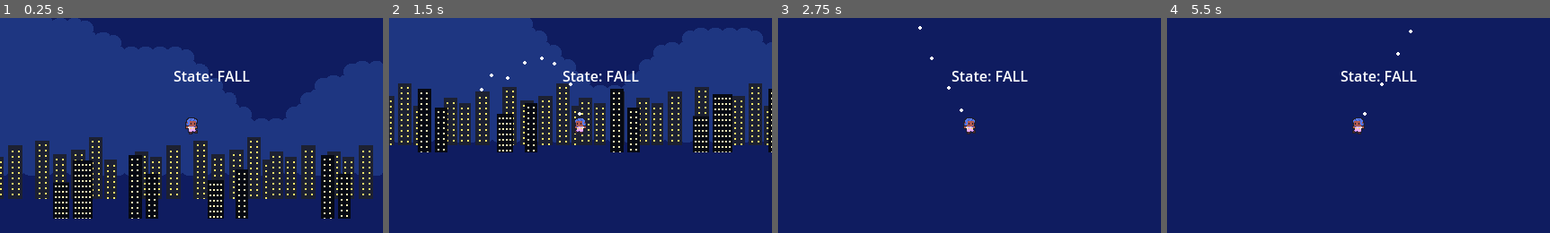
Above: before the commit, frames 1-4 (left to right).
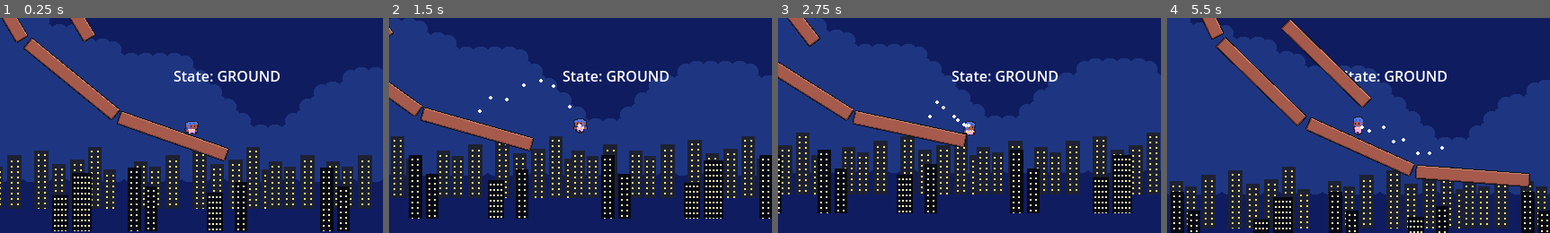
Above: after the commit, the same moments.

Repository: longarmin/2025_GMTK_Game_Jam
Game: Godot game, scene res://level/level1.tscn
Same seed, same stepped clock (60 frames per second), same inputs: the game is played once before the commit and once after it.
Inputs:
- Up to frame 1 (0.25 s): no input
- Up to frame 2 (1.5 s): hold Right (move_right) 0.53-1.28 s; tap Space (jump) at 0.6, 0.77, 1.07, 1.35 s; hold Left (move_left) from 1.28 s (still down)
- Up to frame 3 (2.75 s): tap Space (jump) at 1.52, 1.82, 2.1 s; release Left (move_left) at 2.03 s; hold Right (move_right) from 2.03 s (still down)
- Up to frame 4 (5.5 s): tap Space (jump) at 2.85, 3.02, 3.32, 3.6, 3.77, 4.07, 4.35, 4.52, 4.82, 5.1 s; release Right (move_right) at 3.53 s; hold Left (move_left) from 3.53 s (still down)

The runs differ from the first frame. In frame 1, 21% of the frame differs, in the area x 0-100%, y 0-100%; in frame 2, 58%; in frame 3, 63%; in frame 4, 70%.

Commit message:
Energy-Pickups implementiert.

Diff:
--- a/level/level1.tscn
+++ b/level/level1.tscn
@@ -1,10 +1,10 @@
 [gd_scene load_steps=6 format=3 uid="uid://dlxg80b58vwtr"]
 
-[ext_resource type="Script" uid="uid://on6js2aem4lt" path="res://level/level_1.gd" id="1_afkyo"]
+[ext_resource type="Script" path="res://level/level_1.gd" id="1_afkyo"]
 [ext_resource type="PackedScene" uid="uid://b22hgb0m0jesy" path="res://background/background.tscn" id="1_cc4m7"]
 [ext_resource type="PackedScene" uid="uid://3j87k68xo4ug" path="res://player/player.tscn" id="3_gd1gh"]
-[ext_resource type="PackedScene" uid="uid://bmbt1fhnrat60" path="res://platform/platform3602.tscn" id="4_afkyo"]
 [ext_resource type="PackedScene" uid="uid://cfsbuahyu7e2f" path="res://platform/platform360.tscn" id="4_gd1gh"]
+[ext_resource type="PackedScene" uid="uid://xlya6p4x0rys" path="res://pickup/pickup.tscn" id="5_afkyo"]
 
 [node name="Node2D" type="Node2D"]
 script = ExtResource("1_afkyo")
@@ -18,7 +18,7 @@
 
 [node name="Platform" parent="." instance=ExtResource("4_gd1gh")]
 position = Vector2(70, -386)
-rotation = 67.1963
+rotation = 0.0
 
-[node name="Platform2" parent="." instance=ExtResource("4_afkyo")]
-position = Vector2(1, -346)
+[node name="Pickup" parent="." instance=ExtResource("5_afkyo")]
+position = Vector2(-78, -9)
--- /dev/null
+++ b/pickup/pickup.gd
@@ -0,0 +1,11 @@
+class_name Pickup extends Area2D
+
+var power_gain := 10.0
+
+func _ready() -> void:
+	body_entered.connect(func(body: Node2D) -> void:
+		if body is Player:
+			print(body.energy)
+			body.energy += power_gain
+			queue_free()
+	)
--- /dev/null
+++ b/pickup/pickup.tscn
@@ -0,0 +1,14 @@
+[gd_scene load_steps=3 format=3 uid="uid://xlya6p4x0rys"]
+
+[ext_resource type="Script" uid="uid://cr7ja7fupnnj1" path="res://pickup/pickup.gd" id="1_7srb4"]
+
+[sub_resource type="RectangleShape2D" id="RectangleShape2D_vtnsc"]
+
+[node name="Pickup" type="Area2D"]
+collision_layer = 2
+script = ExtResource("1_7srb4")
+
+[node name="Sprite2D" type="Sprite2D" parent="."]
+
+[node name="CollisionShape2D" type="CollisionShape2D" parent="."]
+shape = SubResource("RectangleShape2D_vtnsc")
--- a/platform/platform.gd
+++ b/platform/platform.gd
@@ -1,4 +1,3 @@
-@tool
 class_name Platform extends AnimatableBody2D
 
 enum PlatformColor {
@@ -41,7 +40,7 @@
 	if shape == null:
 		return
 	shape.size.x = width
-	sprite.position.x = -width / 2.0
+	sprite.position.x = - width / 2.0
 	sprite.size.x = width
 
 
@@ -50,7 +49,7 @@
 	if shape == null:
 		return
 	shape.size.y = height
-	sprite.position.y = -height / 2.0
+	sprite.position.y = - height / 2.0
 	sprite.size.y = height
 
 
--- a/platform/platform360.tscn
+++ b/platform/platform360.tscn
@@ -11,6 +11,7 @@
 
 [node name="Platform" type="AnimatableBody2D"]
 position = Vector2(0, -1)
+rotation = -3.35221
 collision_layer = 2
 collision_mask = 0
 script = ExtResource("1_qjiyh")
--- a/player/player.gd
+++ b/player/player.gd
@@ -1,14 +1,15 @@
-extends CharacterBody2D
+class_name Player extends CharacterBody2D
 
 const MAX_JUMPS := 2
 
 enum State {GROUND, JUMP, FALL, DOUBLE_JUMP}
 
-@export var acceleration:= 700
-@export var air_acceleration:=400.0
-@export var deceleration:= 1400
-@export var max_speed:= 120
-@export var max_fall_speed:= 250
+@export var acceleration := 700
+@export var air_acceleration := 400.0
+@export var deceleration := 1400
+@export var max_speed := 120
+@export var max_fall_speed := 250
+@export var max_energy := 100.0
 
 @export_category("Jump")
 @export_range(10.0, 200.0) var jump_height := 50.0
@@ -24,25 +25,28 @@
 @export_range(0.1, 1.5) var double_jump_time_to_descent := 0.25
 
 var direction_x := 0.0
-var current_state : State = State.GROUND
+var current_state: State = State.GROUND
 var current_gravity := 0.0
 
 #state-specific variables:
 var jump_count := 0
 
-@onready var animated_sprite : AnimatedSprite2D = %AnimatedSprite2D
+@onready var animated_sprite: AnimatedSprite2D = %AnimatedSprite2D
 @onready var coyote_timer := Timer.new()
 @onready var jump_input_buffer_timer := Timer.new()
+@onready var energy_timer := Timer.new()
 @onready var dust: GPUParticles2D = %Dust
 
 @onready var jump_speed = calculate_jump_speed(jump_height, jump_time_to_peak)
 @onready var jump_gravity := calculate_jump_gravity(jump_height, jump_time_to_peak)
 @onready var fall_gravity := calculate_fall_gravity(jump_height, jump_time_to_descent)
-@onready var jump_horizontal_speed : float = calculate_jump_horizontal_speed(jump_horizontal_distance, jump_time_to_peak, jump_time_to_descent)
+@onready var jump_horizontal_speed: float = calculate_jump_horizontal_speed(jump_horizontal_distance, jump_time_to_peak, jump_time_to_descent)
 
 @onready var double_jump_speed = calculate_jump_speed(double_jump_height, double_jump_time_to_peak)
 @onready var double_jump_gravity := calculate_jump_gravity(double_jump_height, double_jump_time_to_peak)
 @onready var double_jump_fall_gravity := calculate_fall_gravity(double_jump_height, double_jump_time_to_descent)
+
+@onready var energy := max_energy: set = set_energy
 
 func _ready() -> void:
 	#Debug: Slow game down:
@@ -54,9 +58,17 @@
 	jump_input_buffer_timer.wait_time = 0.05
 	jump_input_buffer_timer.one_shot = true
 	add_child(jump_input_buffer_timer)
+	energy_timer.wait_time = 1.0
+	energy_timer.autostart = true
+	add_child(energy_timer)
+	energy_timer.timeout.connect(func() -> void:
+		energy -= 1.0
+		print("Energy: " + str(energy))
+	)
+
 
 func _physics_process(delta: float) -> void:
-	direction_x = signf(Input.get_axis("move_left","move_right"))
+	direction_x = signf(Input.get_axis("move_left", "move_right"))
 
 	match current_state:
 		State.GROUND:
@@ -73,7 +85,7 @@
 	move_and_slide()
 
 func calculate_jump_horizontal_speed(distance: float, time_to_peak: float, time_to_descent: float) -> float:
-	return distance/(time_to_peak + time_to_descent)
+	return distance / (time_to_peak + time_to_descent)
 
 func _physics_process_ground(delta: float) -> void:
 	var is_moving := absf(direction_x) > 0.0
@@ -82,7 +94,7 @@
 		animated_sprite.flip_h = 0.0 > direction_x
 		animated_sprite.play("Run")
 	else:
-		velocity.x = move_toward(velocity.x, 0, deceleration*delta)
+		velocity.x = move_toward(velocity.x, 0, deceleration * delta)
 		animated_sprite.play("Idle")
 
 	dust.emitting = absf(direction_x) > 0.0
@@ -99,7 +111,7 @@
 		velocity.x = clampf(velocity.x + direction_x * air_acceleration * delta, -jump_horizontal_speed, jump_horizontal_speed)
 		animated_sprite.flip_h = 0.0 > direction_x
 	if Input.is_action_just_released("jump"):
-		var jump_cut_speed : float = jump_speed / jump_cut_divider
+		var jump_cut_speed: float = jump_speed / jump_cut_divider
 		if velocity.y < 0.0 and velocity.y < jump_cut_divider:
 			velocity.y = jump_cut_speed
 	if velocity.y >= 0.0:
@@ -168,14 +180,14 @@
 
 			animated_sprite.play("Fall")
 
-func calculate_jump_speed(height:float, time_to_peak:float)->float:
-	return ((-2.0*height)/time_to_peak)
-
-func calculate_jump_gravity(height:float, time_to_peak:float)->float:
-	return (2*height/pow(time_to_peak,2.0))
-
-func calculate_fall_gravity(height:float, time_to_descent:float)->float:
-	return (2 * height/pow(time_to_descent,2.0))
+func calculate_jump_speed(height: float, time_to_peak: float) -> float:
+	return ((-2.0 * height) / time_to_peak)
+
+func calculate_jump_gravity(height: float, time_to_peak: float) -> float:
+	return (2 * height / pow(time_to_peak, 2.0))
+
+func calculate_fall_gravity(height: float, time_to_descent: float) -> float:
+	return (2 * height / pow(time_to_descent, 2.0))
 
 func play_tween_jump() -> void:
 	var tween := create_tween()
@@ -189,3 +201,10 @@
 	tween.tween_property(animated_sprite, "scale", Vector2(0.9, 1.1), 0.1).set_ease(Tween.EASE_OUT).set_trans(Tween.TRANS_BACK)
 	tween.tween_property(animated_sprite, "scale", Vector2.ONE, 0.15)
 	animated_sprite.rotation_degrees = 0.0
+
+
+func set_energy(new_energy: float) -> void:
+	energy = new_energy
+	energy = clampf(energy, 0.0, 100.0)
+	if energy == 0.0:
+		print("Keine Energie mehr.")
--- a/player/player.tscn
+++ b/player/player.tscn
@@ -1,6 +1,7 @@
 [gd_scene load_steps=19 format=3 uid="uid://3j87k68xo4ug"]
 
 [ext_resource type="Texture2D" uid="uid://d07un6ita4esd" path="res://assets/lucy/idle/idle.png" id="1_2ieo8"]
+[ext_resource type="Script" uid="uid://bkq3rs5ukhsbv" path="res://player/player.gd" id="1_wodsf"]
 [ext_resource type="Texture2D" uid="uid://ckdstkswgy7yp" path="res://assets/lucy/idle/blinking.png" id="2_ebec5"]
 [ext_resource type="Texture2D" uid="uid://bb43c0s5ktt4e" path="res://assets/lucy/fall.png" id="2_kb6p2"]
 [ext_resource type="Texture2D" uid="uid://vcwnftmgqlr4" path="res://assets/lucy/dust_particle.png" id="2_wodsf"]
@@ -14,200 +15,6 @@
 [ext_resource type="Texture2D" uid="uid://c030uv7w2bgs3" path="res://assets/lucy/run/003.png" id="9_c35mf"]
 [ext_resource type="Texture2D" uid="uid://dw8wfsxexlcit" path="res://assets/lucy/run/004.png" id="10_65viv"]
 [ext_resource type="Texture2D" uid="uid://pk8wb3owg84f" path="res://assets/lucy/run/005.png" id="11_x7c3f"]
-
-[sub_resource type="GDScript" id="GDScript_kb6p2"]
-script/source = "extends CharacterBody2D
-
-const MAX_JUMPS := 2
-
-enum State {GROUND, JUMP, FALL, DOUBLE_JUMP}
-
-@export var acceleration:= 700
-@export var air_acceleration:=400.0
-@export var deceleration:= 1400
-@export var max_speed:= 120
-@export var max_fall_speed:= 250
-
-@export_category(\"Jump\")
-@export_range(10.0, 200.0) var jump_height := 50.0
-@export_range(0.1, 1.5) var jump_time_to_peak := 0.37
-@export_range(0.1, 1.5) var jump_time_to_descent := 0.2
-@export_range(50.0, 200.0) var jump_horizontal_distance := 80
-
-@export_range(5.0, 50.0) var jump_cut_divider := 15.0
-
-@export_category(\"Double Jump\")
-@export_range(10.0, 200.0) var double_jump_height := 30.0
-@export_range(0.1, 1.5) var double_jump_time_to_peak := 0.3
-@export_range(0.1, 1.5) var double_jump_time_to_descent := 0.25
-
-var direction_x := 0.0
-var current_state : State = State.GROUND
-var current_gravity := 0.0
-
-#state-specific variables:
-var jump_count := 0
-
-@onready var animated_sprite : AnimatedSprite2D = %AnimatedSprite2D
-@onready var coyote_timer := Timer.new()
-@onready var jump_input_buffer_timer := Timer.new()
-@onready var dust: GPUParticles2D = %Dust
-
-@onready var jump_speed = calculate_jump_speed(jump_height, jump_time_to_peak)
-@onready var jump_gravity := calculate_jump_gravity(jump_height, jump_time_to_peak)
-@onready var fall_gravity := calculate_fall_gravity(jump_height, jump_time_to_descent)
-@onready var jump_horizontal_speed : float = calculate_jump_horizontal_speed(jump_horizontal_distance, jump_time_to_peak, jump_time_to_descent)
-
-@onready var double_jump_speed = calculate_jump_speed(double_jump_height, double_jump_time_to_peak)
-@onready var double_jump_gravity := calculate_jump_gravity(double_jump_height, double_jump_time_to_peak)
-@onready var double_jump_fall_gravity := calculate_fall_gravity(double_jump_height, double_jump_time_to_descent)
-
-func _ready() -> void:
-	#Debug: Slow game down:
-	#Engine.time_scale = 0.5
-	_transition_to_state(State.GROUND)
-	coyote_timer.wait_time = 0.05
-	coyote_timer.one_shot = true
-	add_child(coyote_timer)
-	jump_input_buffer_timer.wait_time = 0.05
-	jump_input_buffer_timer.one_shot = true
-	add_child(jump_input_buffer_timer)
-
-func _physics_process(delta: float) -> void:
-	direction_x = signf(Input.get_axis(\"move_left\",\"move_right\"))
-
-	match current_state:
-		State.GROUND:
-			_physics_process_ground(delta)
-		State.JUMP:
-			_physics_process_jump(delta)
-		State.FALL:
-			_physics_process_fall(delta)
-		State.DOUBLE_JUMP:
-			_physics_process_double_jump(delta)
-
-	velocity.y += current_gravity * delta
-	velocity.y = minf(velocity.y, max_fall_speed)
-	move_and_slide()
-
-func calculate_jump_horizontal_speed(distance: float, time_to_peak: float, time_to_descent: float) -> float:
-	return distance/(time_to_peak + time_to_descent)
-
-func _physics_process_ground(delta: float) -> void:
-	var is_moving := absf(direction_x) > 0.0
-	if is_moving:
-		velocity.x = clampf(velocity.x + direction_x * acceleration * delta, -max_speed, max_speed)
-		animated_sprite.flip_h = 0.0 > direction_x
-		animated_sprite.play(\"Run\")
-	else:
-		velocity.x = move_toward(velocity.x, 0, deceleration*delta)
-		animated_sprite.play(\"Idle\")
-
-	dust.emitting = absf(direction_x) > 0.0
-
-	if not jump_input_buffer_timer.is_stopped():
-		_transition_to_state(State.JUMP)
-	if Input.is_action_just_pressed(\"jump\"):
-		_transition_to_state(State.JUMP)
-	elif not is_on_floor():
-		_transition_to_state(State.FALL)
-
-func _physics_process_jump(delta: float) -> void:
-	if direction_x != 0.0:
-		velocity.x = clampf(velocity.x + direction_x * air_acceleration * delta, -jump_horizontal_speed, jump_horizontal_speed)
-		animated_sprite.flip_h = 0.0 > direction_x
-	if Input.is_action_just_released(\"jump\"):
-		var jump_cut_speed : float = jump_speed / jump_cut_divider
-		if velocity.y < 0.0 and velocity.y < jump_cut_divider:
-			velocity.y = jump_cut_speed
-	if velocity.y >= 0.0:
-		_transition_to_state(State.FALL)
-	elif Input.is_action_just_pressed(\"jump\") and jump_count < MAX_JUMPS:
-		_transition_to_state(State.DOUBLE_JUMP)
-
-func _physics_process_fall(delta: float) -> void:
-	velocity.x = clampf(velocity.x + direction_x * acceleration * delta, -jump_horizontal_speed, jump_horizontal_speed)
-	animated_sprite.flip_h = 0.0 > direction_x
-
-	if Input.is_action_just_pressed(\"jump\"):
-		if not coyote_timer.is_stopped():
-			_transition_to_state(State.JUMP)
-		elif jump_count < MAX_JUMPS:
-			_transition_to_state(State.DOUBLE_JUMP)
-		else:
-			jump_input_buffer_timer.start()
-	if is_on_floor():
-		_transition_to_state(State.GROUND)
-
-func _physics_process_double_jump(delta: float) -> void:
-	if direction_x != 0.0:
-		velocity.x = clampf(velocity.x + direction_x * air_acceleration * delta, -jump_horizontal_speed, jump_horizontal_speed)
-		animated_sprite.flip_h = 0.0 > direction_x
-	if velocity.y >= 0.0:
-		_transition_to_state(State.FALL)
-
-func _transition_to_state(new_state: State):
-	print(\"Transitioning from \", State.keys()[current_state], \" to \", State.keys()[new_state])
-	%Label.text = \"State: \" + State.keys()[new_state]
-	var previous_state = current_state
-	current_state = new_state
-	match previous_state:
-		State.FALL:
-			coyote_timer.stop()
-	match current_state:
-		State.GROUND:
-			jump_count = 0
-			if previous_state == State.FALL:
-				play_tween_touch_ground()
-		State.JUMP:
-			velocity.y = jump_speed
-			current_gravity = jump_gravity
-			velocity.x = direction_x * jump_horizontal_speed
-			animated_sprite.play(\"Jump\")
-			jump_count = 1
-			play_tween_jump()
-			dust.emitting = true
-		State.DOUBLE_JUMP:
-			velocity.y = double_jump_speed
-			current_gravity = double_jump_gravity
-			velocity.x = direction_x * jump_horizontal_speed
-			animated_sprite.play(\"Jump\")
-			jump_count = MAX_JUMPS
-			play_tween_jump()
-			dust.emitting = true
-		State.FALL:
-			if jump_count == MAX_JUMPS:
-				current_gravity = double_jump_fall_gravity
-			else:
-				current_gravity = fall_gravity
-
-			if previous_state == State.GROUND:
-				coyote_timer.start()
-
-			animated_sprite.play(\"Fall\")
-
-func calculate_jump_speed(height:float, time_to_peak:float)->float:
-	return ((-2.0*height)/time_to_peak)
-
-func calculate_jump_gravity(height:float, time_to_peak:float)->float:
-	return (2*height/pow(time_to_peak,2.0))
-
-func calculate_fall_gravity(height:float, time_to_descent:float)->float:
-	return (2 * height/pow(time_to_descent,2.0))
-
-func play_tween_jump() -> void:
-	var tween := create_tween()
-	tween.tween_property(animated_sprite, \"scale\", Vector2(1.15, 0.86), 0.1).set_ease(Tween.EASE_OUT).set_trans(Tween.TRANS_BACK)
-	tween.tween_property(animated_sprite, \"scale\", Vector2(0.86, 1.15), 0.1).set_ease(Tween.EASE_OUT).set_trans(Tween.TRANS_BACK)
-	tween.tween_property(animated_sprite, \"scale\", Vector2.ONE, 0.15)
-
-func play_tween_touch_ground() -> void:
-	var tween := create_tween()
-	tween.tween_property(animated_sprite, \"scale\", Vector2(1.1, 0.9), 0.1).set_ease(Tween.EASE_OUT).set_trans(Tween.TRANS_BACK)
-	tween.tween_property(animated_sprite, \"scale\", Vector2(0.9, 1.1), 0.1).set_ease(Tween.EASE_OUT).set_trans(Tween.TRANS_BACK)
-	tween.tween_property(animated_sprite, \"scale\", Vector2.ONE, 0.15)
-	animated_sprite.rotation_degrees = 0.0
-"
 
 [sub_resource type="SpriteFrames" id="SpriteFrames_7qyjy"]
 animations = [{
@@ -292,7 +99,7 @@
 
 [node name="Player" type="CharacterBody2D"]
 collision_mask = 2
-script = SubResource("GDScript_kb6p2")
+script = ExtResource("1_wodsf")
 
 [node name="AnimatedSprite2D" type="AnimatedSprite2D" parent="."]
 unique_name_in_owner = true
--- a/project.godot
+++ b/project.godot
@@ -19,8 +19,8 @@
 
 window/size/viewport_width=426
 window/size/viewport_height=240
-window/size/mode=2
 window/stretch/mode="canvas_items"
+window/stretch/scale_mode="integer"
 
 [input]
 
@@ -40,6 +40,11 @@
 ]
 }
 
+[layer_names]
+
+2d_physics/layer_1="Player"
+2d_physics/layer_2="Pickups"
+
 [rendering]
 
 textures/canvas_textures/default_texture_filter=0
Not shown, added: pickup/pickup.gd.uid
